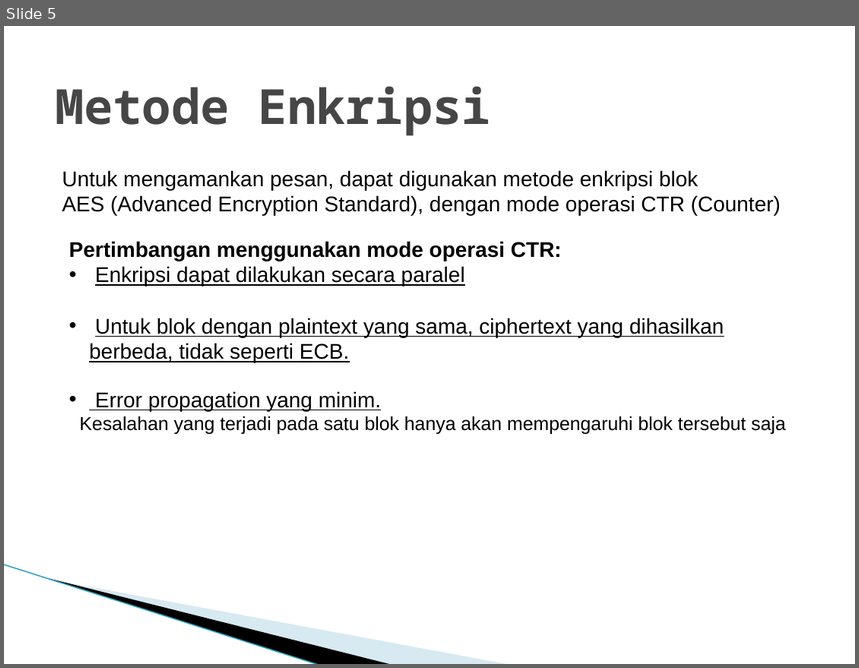
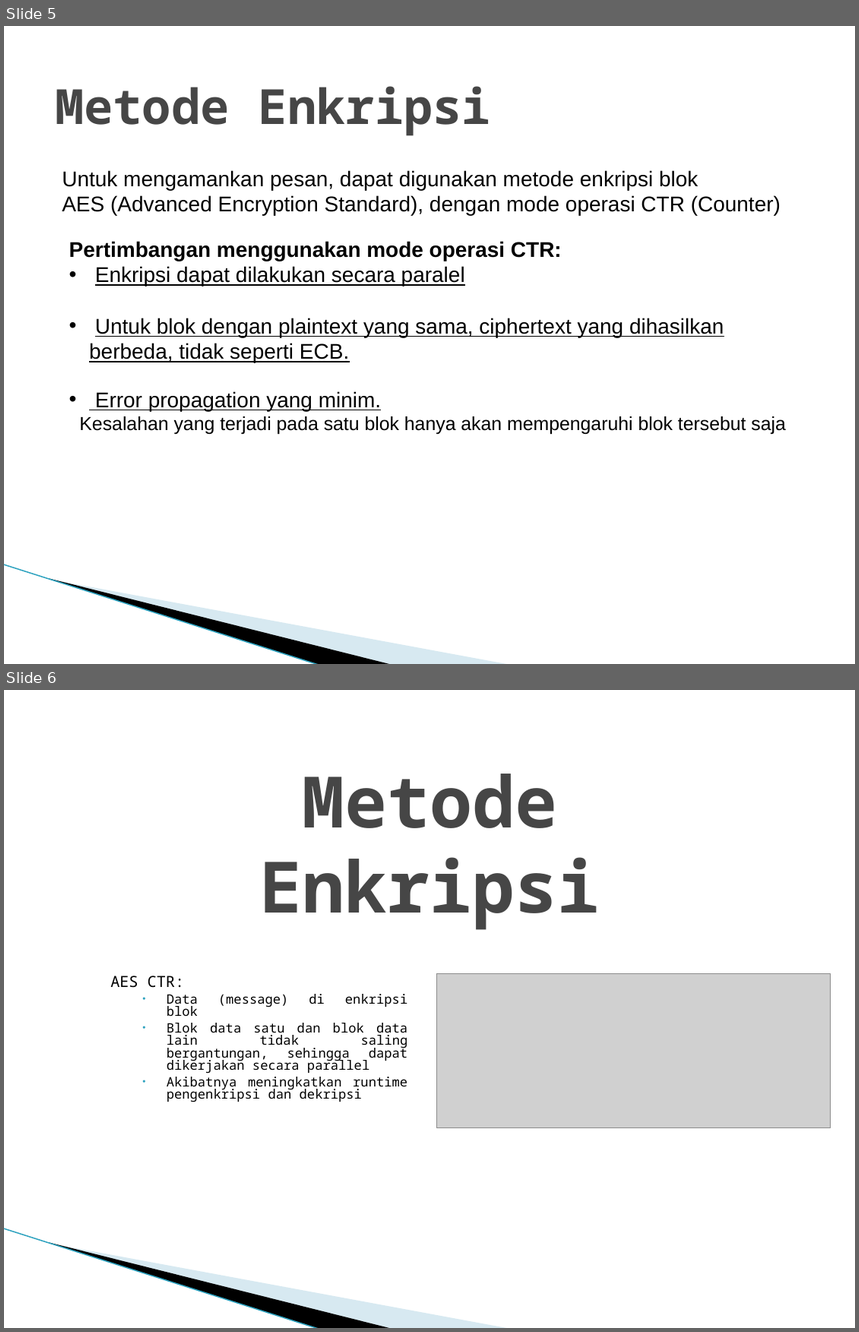
Before and after one commit to briliantnugraha/Project-KIJ-D, a slide deck: Chatting 2.ppt. Shown one above the other, each under a label of ours: slide 5 before the commit, slides 5 and 6 after it. The pictures are 859x668 and 859x1332 pixels, drawn with LibreOffice and Linux fonts; fonts in the diff are those of the drawing; grey boxes stand for pictures; background and template pictures are left out. Boxes give left, top, right and bottom in pixels: in the first picture for what was removed or moved away, otherwise in the second. Text is boxed around its words. In the diff, an @@ line names an element or a change of style, - is before the commit and + after.

Commit message:
ppt update 13 Maret
tambahan metode enkripsi, alur pengiriman da npenerimaan key, tolong
ditambahin, ya

```diff
--- a/Chatting 2.ppt
+++ b/Chatting 2.ppt
@@ slide 6 added at (4, 690, 855, 1328), background #FFFFFF; not listed: 3 template elements that a slide beside it also shows @@
@@ title added at (259, 774, 600, 930), 60 pt, text #464646, bold @@
+Metode Enkripsi
@@ subtitle added at (110, 976, 408, 1103), 11 pt, text #000000 @@
+AES CTR:
+  • Data (message) di enkripsi blok
+  • Blok data satu dan blok data lain tidak saling bergantungan, sehingga dapat dikerjakan secara parallel
+  • Akibatnya meningkatkan runtime pengenkripsi dan dekripsi
@@ picture added at (437, 973, 831, 1129) @@
```
Also in this commit, not shown: 4 other slides added, 5 other files.
